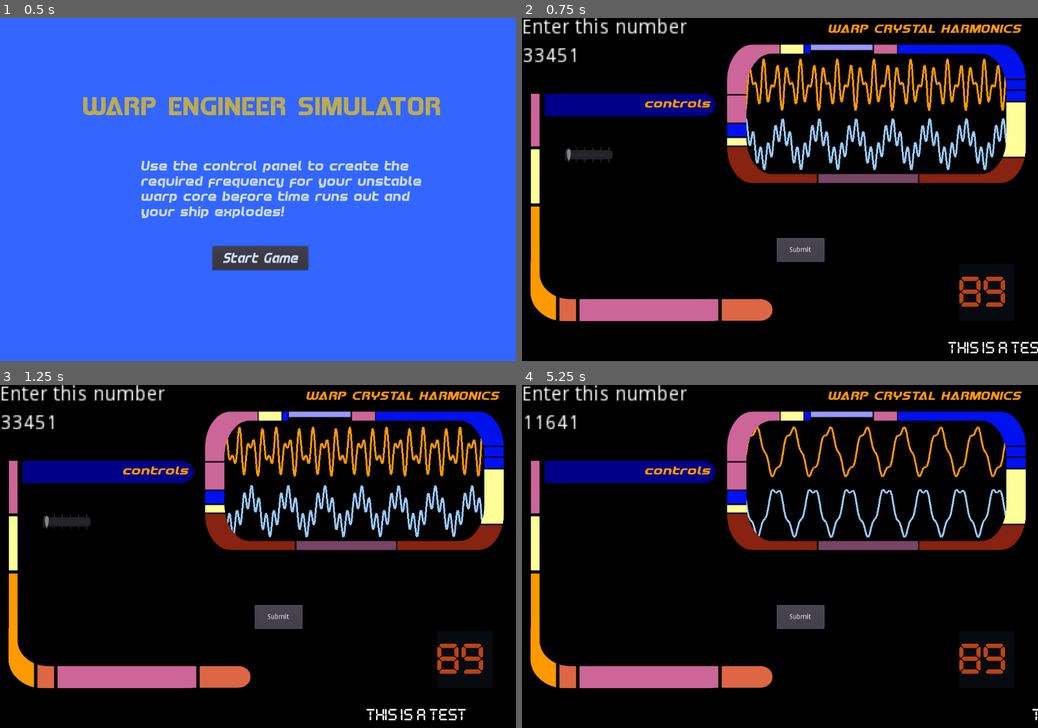
Above: before the commit, frames 1-4 (two rows, left to right).
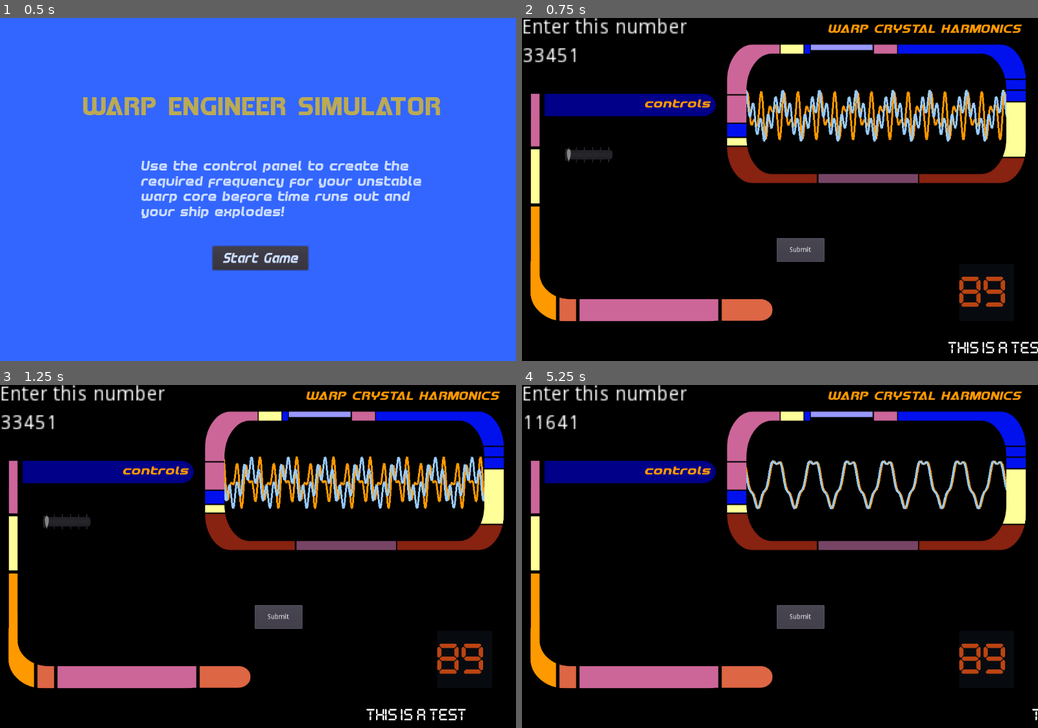
Above: after the commit, the same moments.

Repository: squiggle-at-squiggle/LDJam49
Game: Godot game, scene res://Scenes/Main.tscn
Same seed, same stepped clock (60 frames per second), same inputs: the game is played once before the commit and once after it.
Inputs:
- Up to frame 1 (0.5 s): no input
- Up to frame 2 (0.75 s): click "Start Game" at 0.5 s
- Up to frame 3 (1.25 s): no input
- Up to frame 4 (5.25 s): click "Submit" at 1.25 s; click "Submit" at 2 s; click "Submit" at 2.75 s; tap Enter at 3.5 s; tap Space at 4.25 s; click "Start Game" at 5 s

Frame 1 is identical in both runs. In frame 2, 7.1% of the frame differs, in the area x 43-94%, y 11-45%; in frame 3, 7.2%, in the area x 43-94%, y 12-45%; in frame 4, 3.3%.

Commit message:
set time variable in main process

Diff:
--- a/Code/EngineGraph.gd
+++ b/Code/EngineGraph.gd
@@ -5,7 +5,7 @@
 var b = 0
 var c = 4
 var d = 1
-var t = 0
+var t
 
 
 
@@ -13,7 +13,7 @@
 	update()
 
 func _process(delta):
-	t = t + (delta * 3)
+	t = get_tree().get_root().get_node("Main").get("time")
 	update()
 
 func _draw():
--- a/Code/Main.gd
+++ b/Code/Main.gd
@@ -2,6 +2,7 @@
 export(PackedScene) var Puzzle
 
 # Declare member variables here. Examples:
+export var time = 0
 var total_rounds = 12
 var round_counter = 0
 var current_puzzle
@@ -17,8 +18,8 @@
 
 
 # Called every frame. 'delta' is the elapsed time since the previous frame.
-#func _process(delta):
-#	pass
+func _process(delta):
+	time = time + (3 * delta)
 
 func NewGame():
 	$StartScreen/Control.hide()
--- a/Scenes/ControlPanel.tscn
+++ b/Scenes/ControlPanel.tscn
@@ -42,7 +42,7 @@
 }
 
 [node name="PlayerScreen" parent="Control" instance=ExtResource( 4 )]
-position = Vector2( 443, 225 )
+position = Vector2( 443, 165 )
 line_color = "99CCFF"
 
 [node name="SliderOne" parent="Control" instance=ExtResource( 2 )]
--- a/Scenes/Puzzle.tscn
+++ b/Scenes/Puzzle.tscn
@@ -27,5 +27,5 @@
 }
 
 [node name="EngineGraph" parent="." instance=ExtResource( 2 )]
-position = Vector2( 443, 100 )
+position = Vector2( 443, 165 )
 line_color = "ff9900"
